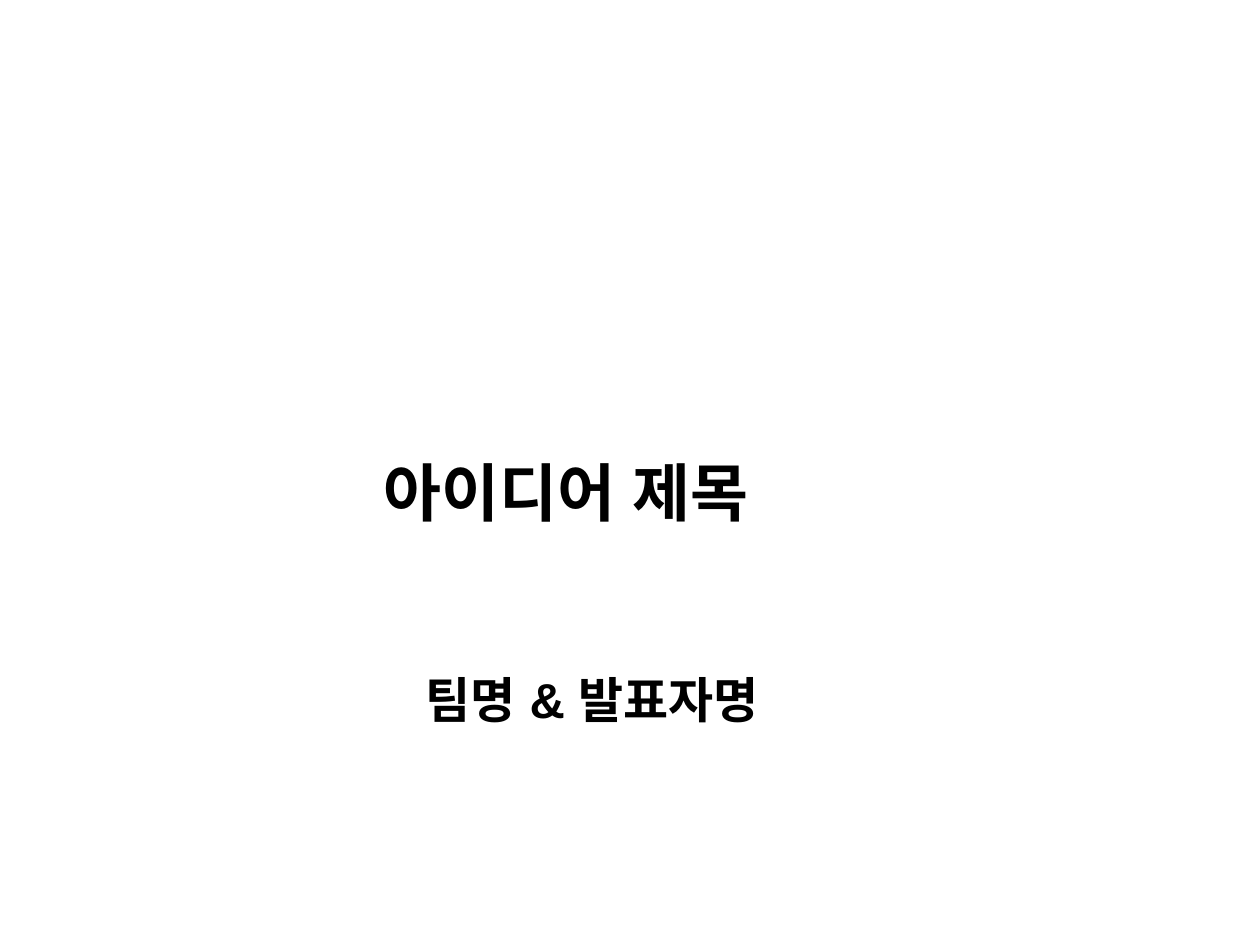
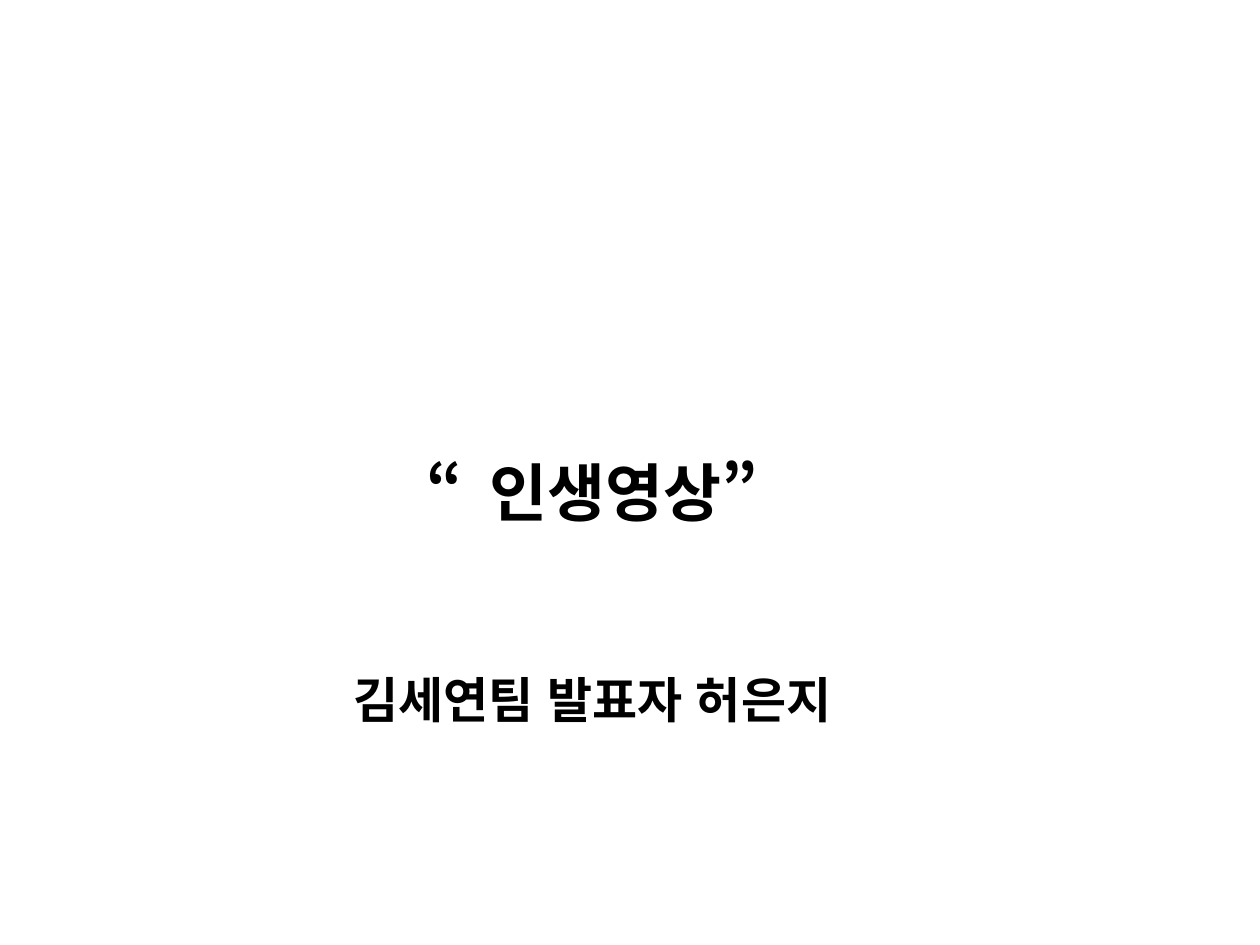
Before and after one commit to eunji6546/eunse_project, a slide deck: slide 1 of LGSmartThinQ_DevEvent_FinalPresentation_template(4대3).pptx. Drawn at 1260x945 pixels with LibreOffice and Linux fonts; fonts in the diff are those of the drawing; background and template pictures are left out. Boxes give left, top, right and bottom in pixels: in the first picture for what was removed or moved away, otherwise in the second. Text is boxed around its words. In the diff, an @@ line names an element or a change of style, - is before the commit and + after.

Commit message:
ppt

```diff
--- a/LGSmartThinQ_DevEvent_FinalPresentation_template(4대3).pptx
+++ b/LGSmartThinQ_DevEvent_FinalPresentation_template(4대3).pptx
@@ text at <box>490,460,758,522</box>: text changed @@
-아이디어 제목
+“인생영상”
@@ text at <box>354,677,831,723</box>: text changed @@
-팀명 & 발표자명
+김세연팀 발표자 허은지
```
Also in this commit, not shown: 4 slides added, 3 slides removed, 1 other file.
